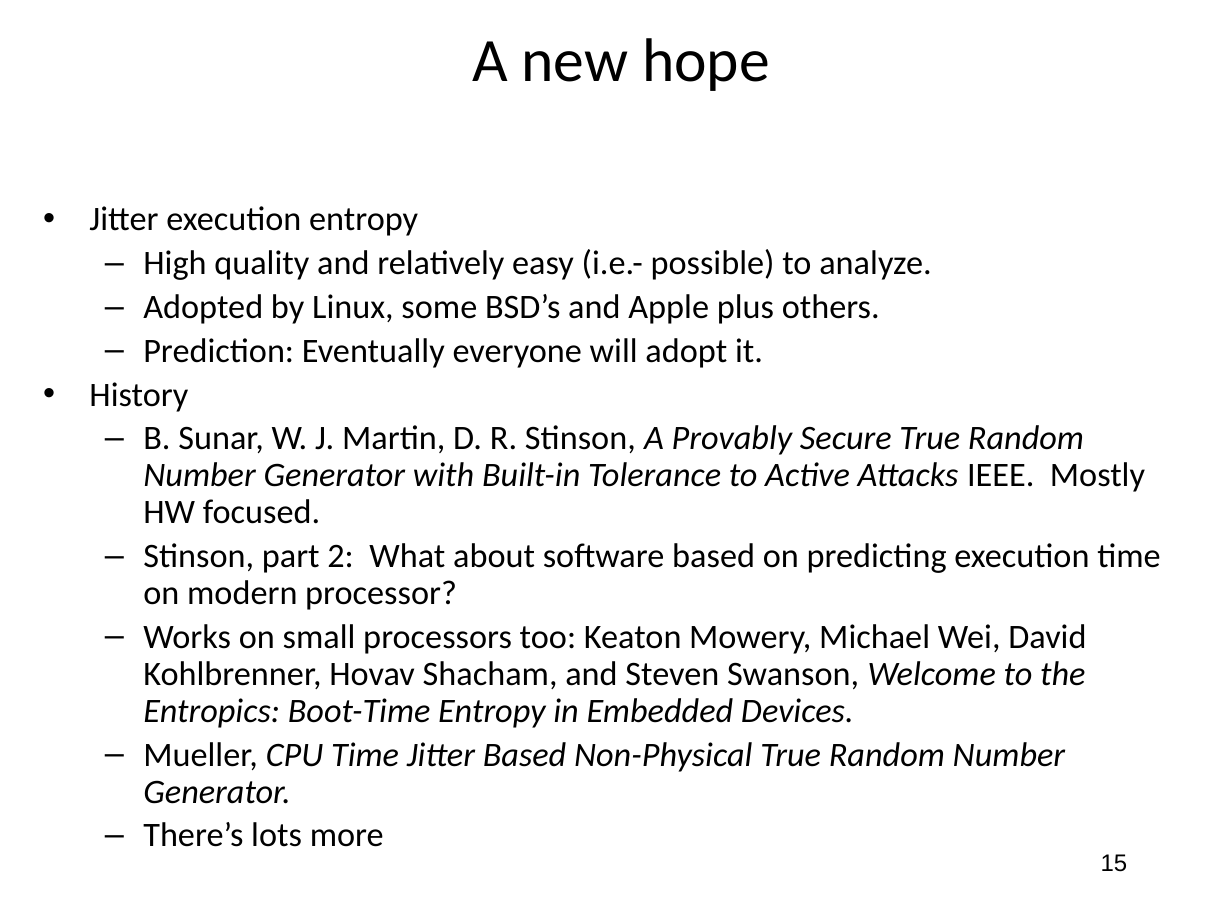
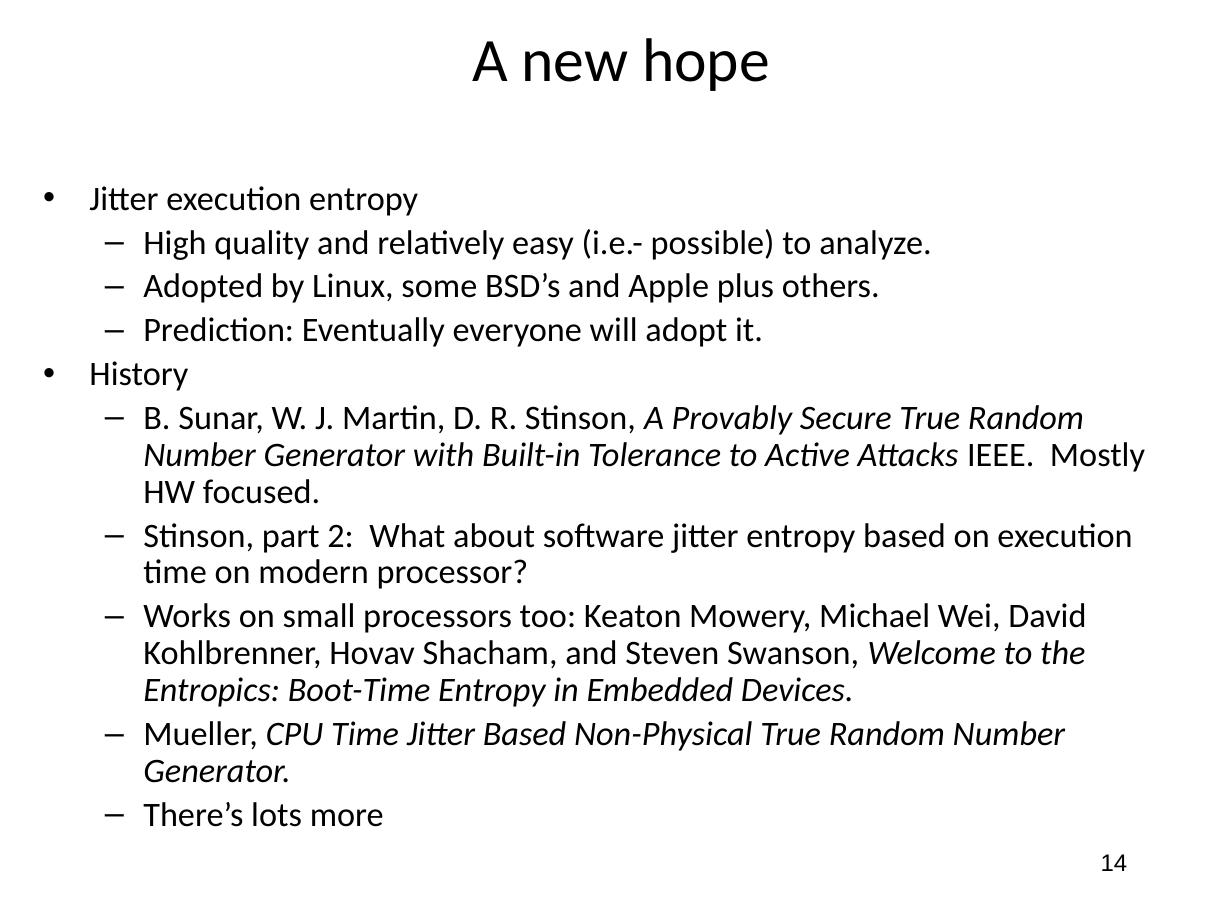
Before and after one commit to jlmucb/class_notes, a slide deck: slide 14 of BerkeleyClass/CS290Spring2013/Lectures/entropy_talk.pptx (slide 15 before the commit). Drawn at 1232x924 pixels with LibreOffice and Linux fonts; fonts in the diff are those of the drawing. Boxes give left, top, right and bottom in pixels: in the first picture for what was removed or moved away, otherwise in the second. Text is boxed around its words. In the diff, an @@ line names an element or a change of style, - is before the commit and + after.

Commit message:
Updated some entropy slides

```diff
--- a/BerkeleyClass/CS290Spring2013/Lectures/entropy_talk.pptx
+++ b/BerkeleyClass/CS290Spring2013/Lectures/entropy_talk.pptx
@@ text "Jitter execution entropy": place and size @@
-text "Jitter execution entropy" at (89,206,1160,847)
+text "Jitter execution entropy" at (89,186,1145,827)
@@ text at (143,523,1132,589): text changed @@
-  – Stinson, part 2: What about software based on predicting execution time on modern processor?
+  – Stinson, part 2: What about software jitter entropy based on execution time on modern processor?
@@ page number at (1101,854,1128,871): text changed @@
-15
+14
```
Also in this commit, not shown: 10 other slides changed, 1 other file.
